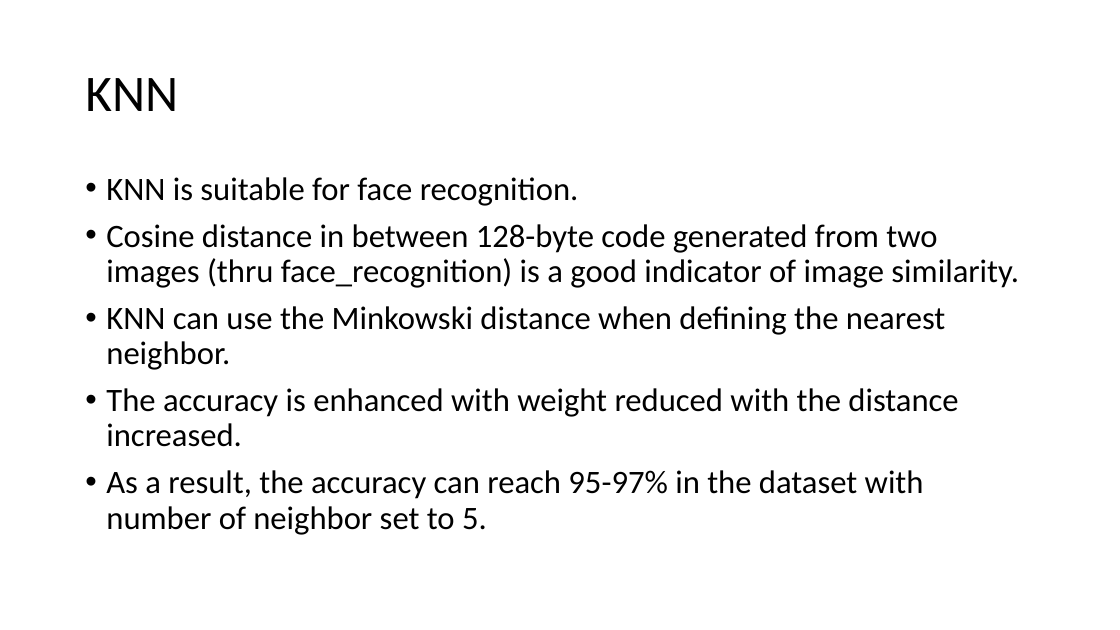
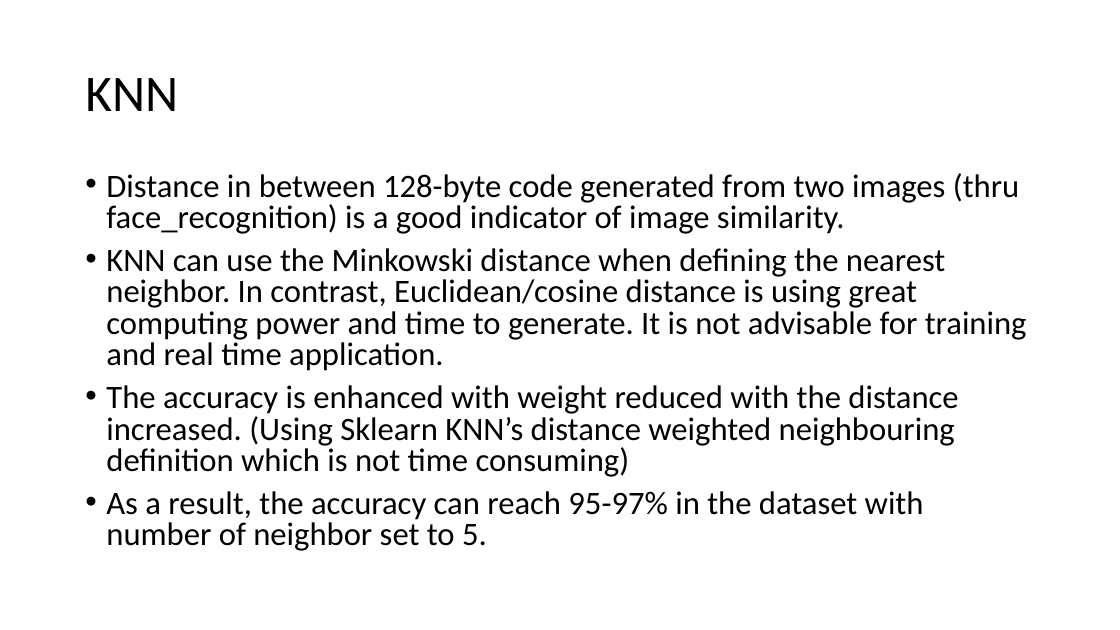
Before and after one commit to optimusium/capstone4, a slide deck: slide 29 of Face Recognition.pptx (slide 31 before the commit). Drawn at 1120x630 pixels with LibreOffice and Linux fonts; fonts in the diff are those of the drawing. Boxes give left, top, right and bottom in pixels: in the first picture for what was removed or moved away, otherwise in the second. Text is boxed around its words. In the diff, an @@ line names an element or a change of style, - is before the commit and + after.

Commit message:
update

```diff
--- a/Face Recognition.pptx
+++ b/Face Recognition.pptx
@@ text at [106,173,1027,477]: text changed @@
-• KNN is suitable for face recognition.
-• Cosine distance in between 128-byte code generated from two images (thru face_recognition) is a good indicator of image similarity.
-• KNN can use the Minkowski distance when defining the nearest neighbor.
-• The accuracy is enhanced with weight reduced with the distance increased.
+• Distance in between 128-byte code generated from two images (thru face_recognition) is a good indicator of image similarity.
+• KNN can use the Minkowski distance when defining the nearest neighbor. In contrast, Euclidean/cosine distance is using great computing power and time to generate. It is not advisable for training and real time application.
+• The accuracy is enhanced with weight reduced with the distance increased. (Using Sklearn KNN’s distance weighted neighbouring definition which is not time consuming)
@@ text at [106,491,924,551]: line spacing 0.9 to 0.8 @@
```
Also in this commit, not shown: 11 other slides changed, 2 slides added, 3 slides removed.
